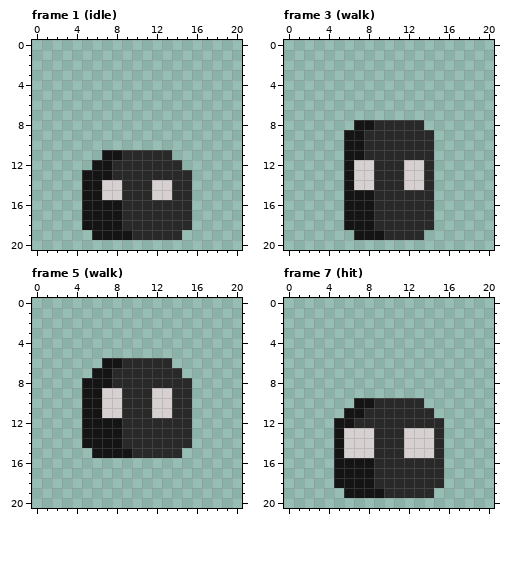
Pixel-art file, stored at sinkdungeon_resource/OtherTexure/monsterase/monster000anim000.aseprite. The first picture shows the starting point.
21x21 pixels, 15 frames. Shown: frame 1 (idle), frame 3 (walk), frame 5 (walk), frame 7 (hit). The commit also changed other frames, which this record leaves out.
Now the later version:
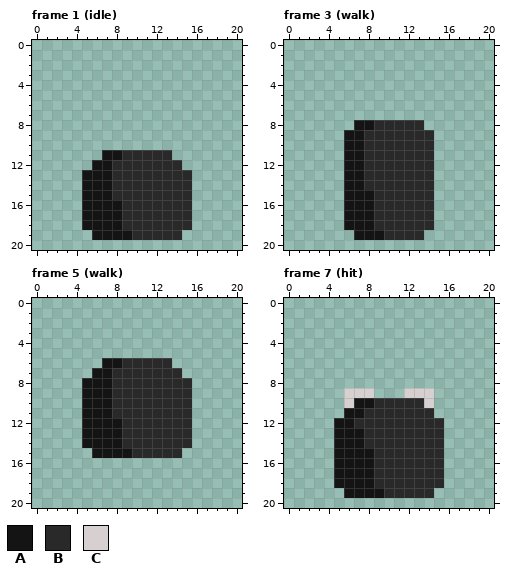
Palette (. is transparent): A #141414  B #292929  C #d6d0d0
Difference:
layer "Layer Copy" added
Changed rows in their new state; - is an unchanged pixel.
Frame 1 (idle), layer "Layer Copy":
first column x 7:
14 AB---BB
15 AB---BB
Frame 3 (walk), layer "Layer Copy":
first column x 7:
12 AB---BB
13 AB---BB
14 AB---BB
Frame 5 (walk), layer "Layer Copy":
first column x 7:
 9 AB---BB
10 AB---BB
11 AB---BB
Frame 7 (hit), layer "Layer Copy":
first column x 6:
 9 CCC---CCC
10 C-------C
13 AAB---BBB
14 AAB---BBB
15 AAA---BBB
